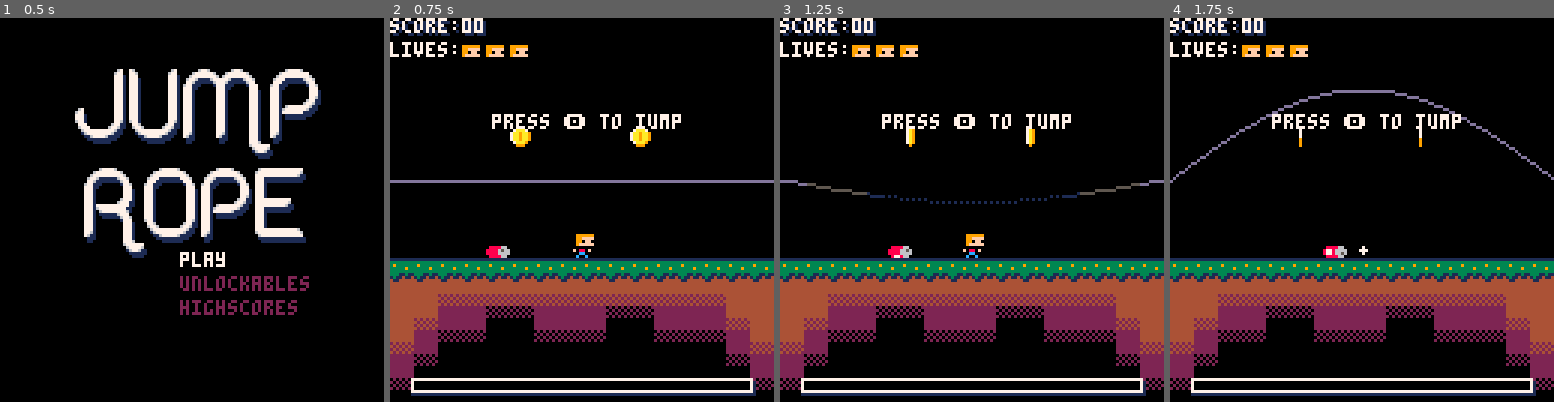
Above: before the commit, frames 1-4 (left to right).
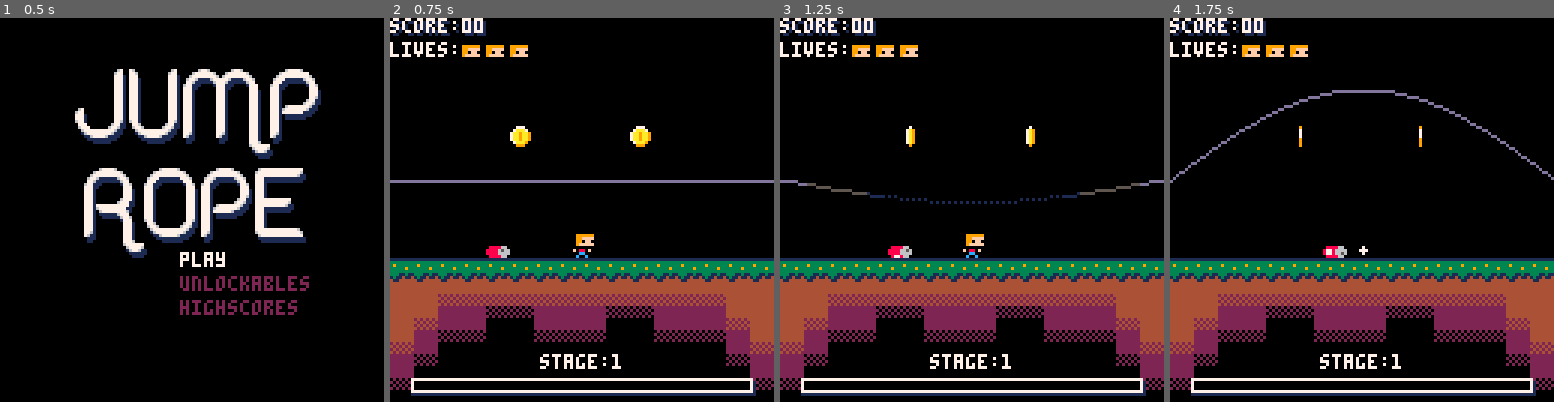
Above: after the commit, the same moments.

Repository: aruth7537/Pico-Jump-Rope
Game: PICO-8 cartridge jrj.p8
Same seed, same stepped clock (60 frames per second), same inputs: the game is played once before the commit and once after it.
Inputs:
- Up to frame 1 (0.5 s): tap X (X key) at 0.33 s
- Up to frame 2 (0.75 s): tap O (Z key) at 0.7 s
- Up to frame 3 (1.25 s): tap X (X key) at 1.07 s
- Up to frame 4 (1.75 s): hold Right from 1.6 s (still down); tap O (Z key) at 1.7 s

Frame 1 is identical in both runs. In frame 2, 1.1% of the frame differs, in the area x 26-76%, y 25-92%; in frame 3, 1.1%; in frame 4, 1.1%.

Commit message:
Lightning Bolt Update
Added lightning strikes and fire that can hurt the player. Currently fire does not dissipate.

Modified score to go above 100. Also changed the SFX to loop through all 10 sounds (score modulo 10).

Diff:
--- a/cans.p8
+++ b/cans.p8
@@ -6,7 +6,7 @@
     cans = {}
 end
 
-function add_new_can(_x, _y, _hsp)
+function add_new_can(_x, _y, _hsp, _can_type)
     add(cans,{
         x=_x,
         y=_y,
@@ -17,20 +17,30 @@
         vsp = 0,
         hsp = _hsp,
         grav = 0.25,
-        animation = {38, 37, 36, 35},
-        animation_flying = {51,52,53,54,55,56,57,58},
+        can_type = _can_type or 1,
+        animation = {{38, 37, 36, 35},
+                     {35, 36, 37, 38},
+                     {38, 37, 36, 35},},
+        animation_flying = {{51,52,53,54,55,56,57,58},
+                            {58,57,56,55,54,53,52,51},
+                            {51,52,53,54,55,56,57,58},},
+        main_color = {8,12,10},
         anim_index = 1,
         anim_speed = 3,
         anim_timer = 0,
         is_flying = false,
         can_fly = true,
         can_hurt = true,
+        lightning_strike_timer = 60,
         draw=function(self)
             if(self.is_flying == false) then
-                spr(self.animation[self.anim_index],self.x,self.y)
+                pal(8, self.main_color[self.can_type])
+                spr(self.animation[self.can_type][self.anim_index],self.x,self.y)
             else
-                spr(self.animation_flying[self.anim_index],self.x,self.y)
+                pal(8, self.main_color[self.can_type])
+                spr(self.animation_flying[self.can_type][self.anim_index],self.x,self.y)
             end
+            pal()
         end,
         update=function(self)
             -- Animtation
@@ -39,14 +49,14 @@
                 if(self.anim_timer >= self.anim_speed) then
                     self.anim_timer = 0
                     self.anim_index += sgn(self.hsp)
-                    if(self.anim_index > count(self.animation)) self.anim_index = 1
-                    if(self.anim_index < 1) self.anim_index = count(self.animation)
+                    if(self.anim_index > count(self.animation[self.can_type])) self.anim_index = 1
+                    if(self.anim_index < 1) self.anim_index = count(self.animation[self.can_type])
                 end
             else
                 if(self.anim_timer >= self.anim_speed) then
                     self.anim_timer = 0
                     self.anim_index += 1
-                    if(self.anim_index > count(self.animation_flying)) self.anim_index = 1
+                    if(self.anim_index > count(self.animation_flying[self.can_type])) self.anim_index = 1
                 end
             end
             -- Can is flying
@@ -77,6 +87,19 @@
                 end
             end
 
+            --Lightning Strike
+            if(self.can_type == 3) then
+                self.lightning_strike_timer-= 1
+                if(self.lightning_strike_timer == 30) then
+                    add_new_vfx(self.x, self.y, self.hsp, -1, 0, 0, {87,88,89,90}, -1, 5)
+                    sfx(19)
+                end
+                if(self.lightning_strike_timer <= 0) then
+                    add_new_lightningbolt(self.x)
+                    del(cans,self)
+                end
+            end
+
             -- Physics
             self.x+=self.hsp
             self.y+=self.vsp
--- a/coin.p8
+++ b/coin.p8
@@ -56,7 +56,7 @@
                     -- Incorporate the number of jumps taken minus 1 so we don't count the first jump
                     local score = player_consecutive_score --+ clamp(player_consecutive_jumps-1, 0, 2)
                     -- Play coin pickup
-                    sfx(17, -1, clamp(score-1, 0, 9)*3, 3)
+                    sfx(17, -1, clamp((score-1)%10, 0, 9)*3, 3)
                     -- Increase Score
                     increase_score(score)
                     -- Spawn VFX
@@ -104,3 +104,11 @@
         add_new_coin(64+rnd(32), 36+rnd(32))
     end
 end
+
+-- Spawn Score
+function spawn_score_vfx(_x, _y, _score,_vsp)
+	vsp = _vsp or -1
+    score_col = {5, 13, 6, 7, 15, 14, 8, 10, 9, 2}
+    score_col_index = min(flr(_score/10)+1, 10)
+	add_new_vfx(_x, _y, 0, vsp, 0, 0.05, tostr(_score).."0", 30, 5, score_col[score_col_index] )
+end
--- a/draw_functions.p8
+++ b/draw_functions.p8
@@ -39,8 +39,11 @@
 		sspr(9,0,6,4, 16+i*8, 9)
 	end
 
-	-- Deubg
+	draw_stage_hud(8, 120, 112)
+	print("stage:"..game_stage, 50,112)
 	--print("con score:"..player_consecutive_score*10, 0,16, 7)
+
+
 end
 
 -- function draw_stage_hud(_x,_y)
--- /dev/null
+++ b/fire.p8
@@ -0,0 +1,44 @@
+pico-8 cartridge // http://www.pico-8.com
+version 41
+__lua__
+
+function fire_init()
+    fire = {}
+end
+
+function add_new_fire(_x, _y)
+    add(fire,{
+        x=_x,
+        y=_y,
+        bx = 1,
+        by = 4,
+        bw=8,
+        bh=8,
+        flicker = false,
+        animation = {109,110,111},
+        animation_flicker = {125,126,127},
+        anim_index = 1,
+        anim_timer = 0,
+        anim_speed = 3,
+
+        draw=function(self)
+            spr(self.animation[self.anim_index], self.x, self.y)
+        end,
+
+        update=function(self)
+            -- Animation Shit
+            self.anim_timer += 1
+            if(self.anim_timer >= self.anim_speed) then
+                self.anim_timer = 0
+                self.anim_index += 1
+                if(self.anim_index > count(self.animation)) self.anim_index = 1
+            end
+            -- See if we hit the player
+            if(overlap(player, self)) then
+                if(player_can_be_hit()) then
+                    player_hit()
+                end
+            end
+        end,
+    })
+end
--- a/game.p8
+++ b/game.p8
@@ -13,10 +13,11 @@
 	birds_init()
 	vfx_init()
 	player_init()
-	add_new_can(32, 76, 1)
+	lightningbolt_init()
+	fire_init()
+	add_new_can(32, 76, 1, 1)
 
 	game_message = ""
-	first_game_message()
 
 	-- Game Variables
 	game_score = 0
@@ -37,7 +38,7 @@
 	game_data_length = 0
 	game_data_next = 0
 
-	game_sky_color = 2
+	game_sky_flash = false
 	test = distance( 50, 50, 1, 1)
 
 	anim_frame_length = 3
@@ -74,6 +75,7 @@
 	rope_rot = 0
 	rope_hit_point = 1
 	rope_sound_played = false
+	rope_passed_center = false
 
 	dist = 0
 	dist_last = dist
@@ -113,7 +115,7 @@
 	sfx_hit_ground()
 
 	-- Game script timer step
-	step_game_script_timer()
+	--step_game_script_timer()
 
 	-- Player step event
 	step_player()
@@ -141,6 +143,13 @@
 		v:update()
 	end
 
+	for v in all (lightningbolt) do
+		v:update()
+	end
+
+	for v in all (fire) do
+		v:update()
+	end
 	-- Game over step event
 	step_game_over()
 
@@ -158,13 +167,19 @@
     cls()
 
     --Draw the map
-    if (game_stage>=5) pal(3, 2, 0)
+    if (game_stage>=5) pal(3, 2, 0) -- change the pal to next iteration
+	if(game_sky_flash) pal({0,1,1,1,1,1,1,1,1,1,1,1,1,1,1,1},0) -- flash the sky
     map(0,0,0,0,16,16)
     pal()
 
     -- Draw some debug shit
     --debug_print()
     -- Draw the player behind of the rope
+
+	-- Draw  Cans
+	for c in all (cans) do
+		c:draw()
+	end
 
     -- Draw  vfx (This is drawn in reverse order to get older objects to appear in front of new objects)
     for i = #vfx, 1, -1 do
@@ -186,15 +201,21 @@
     -- if(game_time % next_coin_anim_speed == 0) next_coin_anim_index += 1
     -- if(next_coin_anim_index > count(next_coin_anim)) next_coin_anim_index = 1
 
-    -- Draw  Cans
-    for c in all (cans) do
-        c:draw()
-    end
-
     -- Draw  birds
     for b in all (birds) do
         b:draw()
     end
+
+    -- Draw  Lightningbolts
+    for b in all (lightningbolt) do
+        b:draw()
+    end
+
+	-- Draw  fire
+	for b in all (fire) do
+		b:draw()
+	end
+
 
     -- Draw the rope
     for i=0,rope_length do
@@ -244,7 +266,11 @@
             for c in all (cans) do
                 c:point_overlap(i + rope_start_x, d_y_capped)
             end
-        end
+
+			if (dist_last_sign == 1) rope_passed_center = true
+        else
+			rope_passed_center = false
+		end
 
         -- Finally draw the pixel
         pset(i + rope_start_x, d_y_capped, col)
@@ -261,7 +287,6 @@
 
     -- Draw UI
     -- draw_stage_hud(game_stage_ui_x, game_stage_ui_y)
-    draw_stage_hud(8, 120, 112)
 
     -- Draw game message
     draw_game_message()
@@ -271,12 +296,11 @@
 function increase_score(_value)
 	-- Set the score amount
 	value = _value or 1
-	value = clamp(value, 1, 10)
 
 	-- Increase the score incrementally that way we can check for each stage
 	for i = 1, value do
 		game_score += 1
-		game_data_check()
+		--game_data_check()
 		if(game_score >=  game_score_end) then
 			increase_stage()
 		end
@@ -296,6 +320,29 @@
 function increase_stage()
 	game_stage += 1
 	game_score_new_zero = game_score
-	game_score_end += min(game_score_end*2, game_score_end_max)--min(game_score_end*2, game_score_end_max)
+	game_score_end += min(game_score_end+50, game_score_end_max)--min(game_score_end*2, game_score_end_max)
 	sfx(14)
 end
+
+function spawn_things()
+	if(game_stage == 1) then      -- STAGE 1
+		-- Nothing
+	elseif (game_stage == 2) then -- STAGE 2
+		if(time()%5 == 0) add_new_can(-8, 76, rnd({1,1.1,1.2,1.3,1.4,1.5}), 3) -- Red Cans
+	elseif (game_stage == 3) then -- STAGE 3
+		if(time()%5 == 0) add_new_can(136, 76, -rnd({1.1,1.2,1.3,1.4,1.5,1.6,1.7}), 2) -- Blue Cans
+	elseif (game_stage == 4) then -- STAGE 4
+		if(time()%3 == 0) add_new_can(-32, 76, rnd({1.1,1.2,1.3,1.4,1.5,1.6,1.7}), 1)  -- Red Cans
+		if(time()%5 == 0) add_new_bird(140, 30+rnd(30), rnd({1, 0.9, 0.8}))
+	elseif (game_stage == 5) then -- STAGE 5
+		game_scale_target = 1.1
+	elseif (game_stage == 6) then -- STAGE 6
+		if(time()%5 == 0) add_new_can(-8, 76, rnd({1.2,1.3,1.4,1.5,1.6,1.7}), 1)
+	elseif (game_stage == 7) then -- STAGE 7
+		if(time()%5 == 0) add_new_can(-8, 76, rnd({1.2,1.3,1.4,1.5,1.6,1.7}), 1)
+		if(time()%6 == 0) add_new_bird(140, 30+rnd(30), 1.2)
+	elseif (game_stage >= 8) then -- STAGE 8
+		if(time()%3 == 0) add_new_can(-8, 76, rnd({1.2,1.3,1.4,1.5,1.6,1.7}), 1)
+		if(time()%5 == 0) add_new_bird(140, 30+rnd(30), 1.2)
+	end
+end
--- a/jrj.p8
+++ b/jrj.p8
@@ -20,6 +20,8 @@
 #include vfx.p8
 #include game.p8
 #include title.p8
+#include fire.p8
+#include lightning_bolt.p8
 
 cartdata("saturn_jumpropejim_beta")
 
@@ -71,10 +73,10 @@
 	dset(63,value)
 end
 
--- Init Game Message
-function first_game_message()
-	game_message = "press 🅾️ to jump"
-end
+-- -- Init Game Message
+-- function first_game_message()
+-- 	game_message = "press 🅾️ to jump"
+-- end
 
 -- Function game over step
 function step_game_over()
@@ -111,81 +113,28 @@
 	end
 end
 
--- Function to check for a a new game script
-function game_data_check()
-	game_data_length = count(game_data_table)
-	game_data_next = game_data_index+1
-	if (game_data_index < game_data_length) then
-		if(game_data_table[game_data_next].score == game_score) then
-			game_data_index += 1
-			game_data_table[game_data_index]:script()
-		end
-	end
-end
-
--- Game script timer function
-function step_game_script_timer()
-	if(game_script_timer > 0) game_script_timer -= 1
-	if(game_script_timer == 0) then
-		game_script_timer = -1
-		game_score += 1
-		game_data_check()
-	end
-end
-
--- Spawn Score
-function spawn_score_vfx(_x, _y, _score,_vsp)
-	vsp = _vsp or -1
-	if(_score == 1) add_new_vfx(_x, _y, 0, vsp, 0, 0.05, {59}, 30, 5)
-	if(_score == 2) add_new_vfx(_x, _y, 0, vsp, 0, 0.05, {60}, 30, 5)
-	if(_score == 3) add_new_vfx(_x, _y, 0, vsp, 0, 0.05, {61}, 30, 5)
-	if(_score == 4) add_new_vfx(_x, _y, 0, vsp, 0, 0.05, {62}, 30, 5)
-	if(_score == 5) add_new_vfx(_x, _y, 0, vsp, 0, 0.05, {63}, 30, 5)
-	if(_score == 6) add_new_vfx(_x, _y, 0, vsp, 0, 0.05, {43}, 30, 5)
-	if(_score == 7) add_new_vfx(_x, _y, 0, vsp, 0, 0.05, {44}, 30, 5)
-	if(_score == 8) add_new_vfx(_x, _y, 0, vsp, 0, 0.05, {45}, 30, 5)
-	if(_score == 9) add_new_vfx(_x, _y, 0, vsp, 0, 0.05, {46}, 30, 5)
-	if(_score >= 10) then
-		add_new_vfx(_x, _y, 0, vsp, 0, 0.05, {47}, 30, 5)
-		add_new_vfx(_x+8, _y, 0, vsp, 0, 0.05, {31}, 30, 5)
-	end
-end
-
-
-
-function spawn_things()
-	if(game_stage == 1) then -- STAGE 1
-		-- Nothing
-	elseif (game_stage == 2) then
-		-- Cans
-		if(time()%5 == 0) add_new_can(-8, 76, rnd({1,1.1,1.2,1.3,1.4,1.5}))
-	elseif (game_stage == 3) then
-		-- Cans
-		if(time()%5 == 0) add_new_can(-8, 76, rnd({1.1,1.2,1.3,1.4,1.5,1.6,1.7}))
-		-- Bird
-		if(time()%6 == 0) add_new_bird(140, 30+rnd(30), 1)
-	elseif (game_stage == 4) then
-		-- Cans
-		if(time()%3 == 0) add_new_can(-32, 76, rnd({1.1,1.2,1.3,1.4,1.5,1.6,1.7}))
-		-- Bird
-		if(time()%5 == 0) add_new_bird(140, 30+rnd(30), rnd({1, 0.9, 0.8}))
-	elseif (game_stage == 5) then -- STAGE 5
-		-- Nothing again
-	elseif (game_stage == 6) then
-		-- Cans
-		if(time()%5 == 0) add_new_can(-8, 76, rnd({1.2,1.3,1.4,1.5,1.6,1.7}))
-	elseif (game_stage == 7) then
-		-- Cans
-		if(time()%5 == 0) add_new_can(-8, 76, rnd({1.2,1.3,1.4,1.5,1.6,1.7}))
-		-- Bird
-		if(time()%6 == 0) add_new_bird(140, 30+rnd(30), 1.2)
-	elseif (game_stage >= 8) then
-		-- Cans
-		if(time()%3 == 0) add_new_can(-8, 76, rnd({1.2,1.3,1.4,1.5,1.6,1.7}))
-		-- Bird
-		if(time()%5 == 0) add_new_bird(140, 30+rnd(30), 1.2)
-	end
-end
+-- -- Function to check for a a new game script
+-- function game_data_check()
+-- 	game_data_length = count(game_data_table)
+-- 	game_data_next = game_data_index+1
+-- 	if (game_data_index < game_data_length) then
+-- 		if(game_data_table[game_data_next].score == game_score) then
+-- 			game_data_index += 1
+-- 			game_data_table[game_data_index]:script()
+-- 		end
+-- 	end
+-- end
+
+-- -- Game script timer function
+-- function step_game_script_timer()
+-- 	if(game_script_timer > 0) game_script_timer -= 1
+-- 	if(game_script_timer == 0) then
+-- 		game_script_timer = -1
+-- 		game_score += 1
+-- 		game_data_check()
+-- 	end
+-- end
+
 
 --------------------------------------------------------------
 ------------------------    Main     -------------------------
@@ -208,124 +157,124 @@
 ------------------------    Game Scripts  ----------------------------------
 ----------------------------------------------------------------------------
 
---game_scripts
-function gs_05()
-	game_scale = 1
-
-end
-
-function gs_1()
-	game_scale = 1
-	--add_new_coin(64,64)
-	game_message = ""
-end
-
-function gs_2()
-	game_scale_target = 1.2
-
-end
-
-function gs_3()
-	game_scale_target = 1.4
-	game_message = ""
-end
-
-function gs_4()
-	game_scale_target = 0.1
-
-end
-
-function gs_5()
-	game_scale_target = 1.3
-
-end
-
-function gs_6()
-	game_scale_target = 1.3
-end
-
-function gs_7()
-	game_scale_target = 1.6
-
-end
-
-function gs_8()
-	game_scale_target = 1.9
-
-end
-
-function gs_9()
-	game_scale_target = 2.2
-
-end
-
-function gs_10()
-	game_scale_target = 2.3
-
-end
-
-function gs_11()
-	game_scale_target = 2.4
-
-end
-
-function gs_12()
-	game_scale_target = 2.6
-
-end
-
-function gs_13()
-
-end
-
-function gs_14()
-
-end
-
-function gs_15()
-	game_scale_target = 0
-end
-
-function gs_16()
-	game_scale_target = 5
-end
-
-function gs_17()
-	game_scale_target = 2
-end
-
-function gs_18()
-	game_scale_target = 2
-end
-
-function gs_19()
-	game_scale_target = 2
-end
-
-
-
---game_table
-game_data_table = {
-	{ score=5, script = gs_1},
-	{ score=0, script = gs_2},
-	{ score=0, script = gs_3},
-	{ score=0, script = gs_4},
-	{ score=0, script = gs_5},
-	{ score=0, script = gs_6},
-	{ score=0, script = gs_7},
-	{ score=0, script = gs_8},
-	{ score=0, script = gs_9},
-	{ score=0, script = gs_10},
-	{ score=0, script = gs_11},
-	{ score=0, script = gs_12},
-	{ score=0, script = gs_13},
-	{ score=0, script = gs_14},
-	{ score=0, script = gs_15},
-	{ score=0, script = gs_16},
-	{ score=0, script = gs_17},
-	{ score=0, script = gs_18},
-	{ score=0, script = gs_19},
-}
+-- --game_scripts
+-- function gs_05()
+-- 	game_scale = 1
+
+-- end
+
+-- function gs_1()
+-- 	game_scale = 1
+-- 	--add_new_coin(64,64)
+-- 	game_message = ""
+-- end
+
+-- function gs_2()
+-- 	game_scale_target = 1.2
+
+-- end
+
+-- function gs_3()
+-- 	game_scale_target = 1.4
+-- 	game_message = ""
+-- end
+
+-- function gs_4()
+-- 	game_scale_target = 0.1
+
+-- end
+
+-- function gs_5()
+-- 	game_scale_target = 1.3
+
+-- end
+
+-- function gs_6()
+-- 	game_scale_target = 1.3
+-- end
+
+-- function gs_7()
+-- 	game_scale_target = 1.6
+
+-- end
+
+-- function gs_8()
+-- 	game_scale_target = 1.9
+
+-- end
+
+-- function gs_9()
+-- 	game_scale_target = 2.2
+
+-- end
+
+-- function gs_10()
+-- 	game_scale_target = 2.3
+
+-- end
+
+-- function gs_11()
+-- 	game_scale_target = 2.4
+
+-- end
+
+-- function gs_12()
+-- 	game_scale_target = 2.6
+
+-- end
+
+-- function gs_13()
+
+-- end
+
+-- function gs_14()
+
+-- end
+
+-- function gs_15()
+-- 	game_scale_target = 0
+-- end
+
+-- function gs_16()
+-- 	game_scale_target = 5
+-- end
+
+-- function gs_17()
+-- 	game_scale_target = 2
+-- end
+
+-- function gs_18()
+-- 	game_scale_target = 2
+-- end
+
+-- function gs_19()
+-- 	game_scale_target = 2
+-- end
+
+
+
+-- --game_table
+-- game_data_table = {
+-- 	{ score=5, script = gs_1},
+-- 	{ score=0, script = gs_2},
+-- 	{ score=0, script = gs_3},
+-- 	{ score=0, script = gs_4},
+-- 	{ score=0, script = gs_5},
+-- 	{ score=0, script = gs_6},
+-- 	{ score=0, script = gs_7},
+-- 	{ score=0, script = gs_8},
+-- 	{ score=0, script = gs_9},
+-- 	{ score=0, script = gs_10},
+-- 	{ score=0, script = gs_11},
+-- 	{ score=0, script = gs_12},
+-- 	{ score=0, script = gs_13},
+-- 	{ score=0, script = gs_14},
+-- 	{ score=0, script = gs_15},
+-- 	{ score=0, script = gs_16},
+-- 	{ score=0, script = gs_17},
+-- 	{ score=0, script = gs_18},
+-- 	{ score=0, script = gs_19},
+-- }
 
 
 
--- /dev/null
+++ b/lightning_bolt.p8
@@ -0,0 +1,47 @@
+pico-8 cartridge // http://www.pico-8.com
+version 41
+__lua__
+
+function lightningbolt_init()
+    lightningbolt = {}
+end
+
+function add_new_lightningbolt(_x)
+    add(lightningbolt,{
+        x=_x,
+        y=0,
+        bx = 1,
+        by = 1,
+        bw=8,
+        bh=72,
+        life = 4,
+        draw=function(self)
+            for i=0,9 do
+                spr(93, self.x, self.y+(8*i))
+            end
+        end,
+
+        update=function(self)
+            -- Make the screen flash
+            game_sky_flash = true
+
+            -- Remove self and spawn fire
+            if(self.life <= 0) then
+                --remove self
+                 del(lightningbolt,self)
+                 sfx(18)
+                 add_new_fire(flr(self.x/8)*8, 72)
+                 mset(flr(self.x/8), 10, 24)
+                 game_sky_flash = false
+                 --Spawn fire
+            end
+            -- See if we hit the player
+            if(overlap(player, self)) then
+                if(player_can_be_hit()) then
+                    player_hit()
+                end
+            end
+            self.life -= 1
+        end,
+    })
+end
--- a/player.p8
+++ b/player.p8
@@ -15,8 +15,16 @@
 	player_bottom = player.y + player.bh
 	player_vspd = 0
 	player_hspd = 0
+
+
+    player_hspd_max_normal = 2
+    player_hspd_max_best = 3
 	player_hspd_max = 2
+
+    player_move_speed_normal = 0.25
+    player_move_speed_best = 0.75
 	player_move_speed = 0.15
+
 	player_jumpspeed = 4
     player_consecutive_jumps = 0
     player_consecutive_jump_timer = 0
@@ -119,7 +127,7 @@
         end
 
 
-        -- 4 Jump bonus
+        -- Jump bonus
         if (player_consecutive_jumps >= 3) then
             --After image
             if (game_time % 3 == 0) add_new_vfx(player.x, player.y, 0, 0, 0, 0, {player_jump_animations[player_jump_anim_index][frame_counter]}, 10, 0, 1)
--- a/vfx.p8
+++ b/vfx.p8
@@ -25,24 +25,36 @@
         life = _life,
         animation = _animation,
         effect = _effect or 0,
+        str_col = 7,
         draw=function(self)
             -- After Image Effect
             if(self.effect == 1) pal({0,1,1,1,1,1,1,1,1,1,1,1,1,1,1,1}, 0)
+            if(self.effect > 1) self.str_col = self.effect
 
-            -- Draw Sprite
-            spr(self.animation[self.anim_index], self.x, self.y)
-            pal()
+            -- Draw Sprite or String depending on if animation is a table or string
+            if(type(self.animation) == "table") then
+                spr(self.animation[self.anim_index], self.x, self.y)
+                pal()
+            else
+                print(self.animation, self.x+1, self.y+1, 1)
+                print(self.animation, self.x, self.y, self.str_col)
+            end
         end,
         update=function(self)
+            self.life -= 1
             -- Animation
             self.anim_timer += 1
-            if(self.anim_timer >= self.anim_speed) then
-                self.anim_timer = 0
-                self.anim_index += 1
-                if(self.anim_index > count(self.animation)) then
-                    self.anim_index = 1
-                    if(self.life <= 0) del(vfx,self)
+            if(type(self.animation) == "table") then
+                if(self.anim_timer >= self.anim_speed) then
+                    self.anim_timer = 0
+                    self.anim_index += 1
+                    if(self.anim_index > count(self.animation)) then
+                        self.anim_index = 1
+                        if(self.life <= 0) del(vfx,self)
+                    end
                 end
+            else
+                if(self.life <= 0) del(vfx,self)
             end
             -- Physics
             if (self.grav > 0) self.vsp += self.grav
@@ -50,7 +62,8 @@
             if (self.fric > 0) self.vsp = approach(self.vsp, 0, self.fric)
             self.x += self.hsp
             self.y += self.vsp
-            self.life -= 1
+
+
         end,
     }, index)
 end
Not shown, changed: 52 lines of the sprite sheet (__gfx__) section of jrj.p8
Not shown, changed: the sound effects (__sfx__) section of jrj.p8
